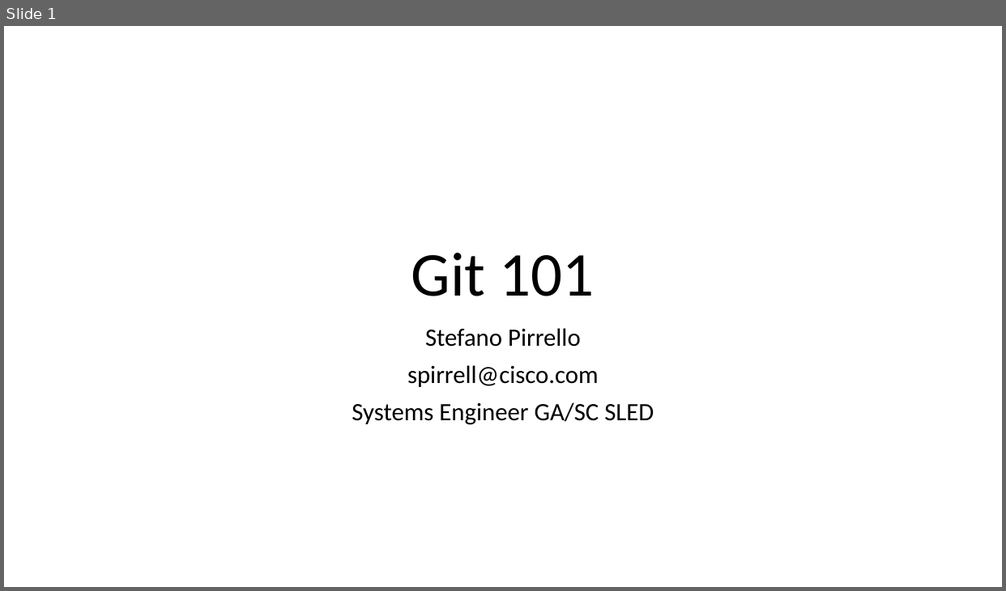
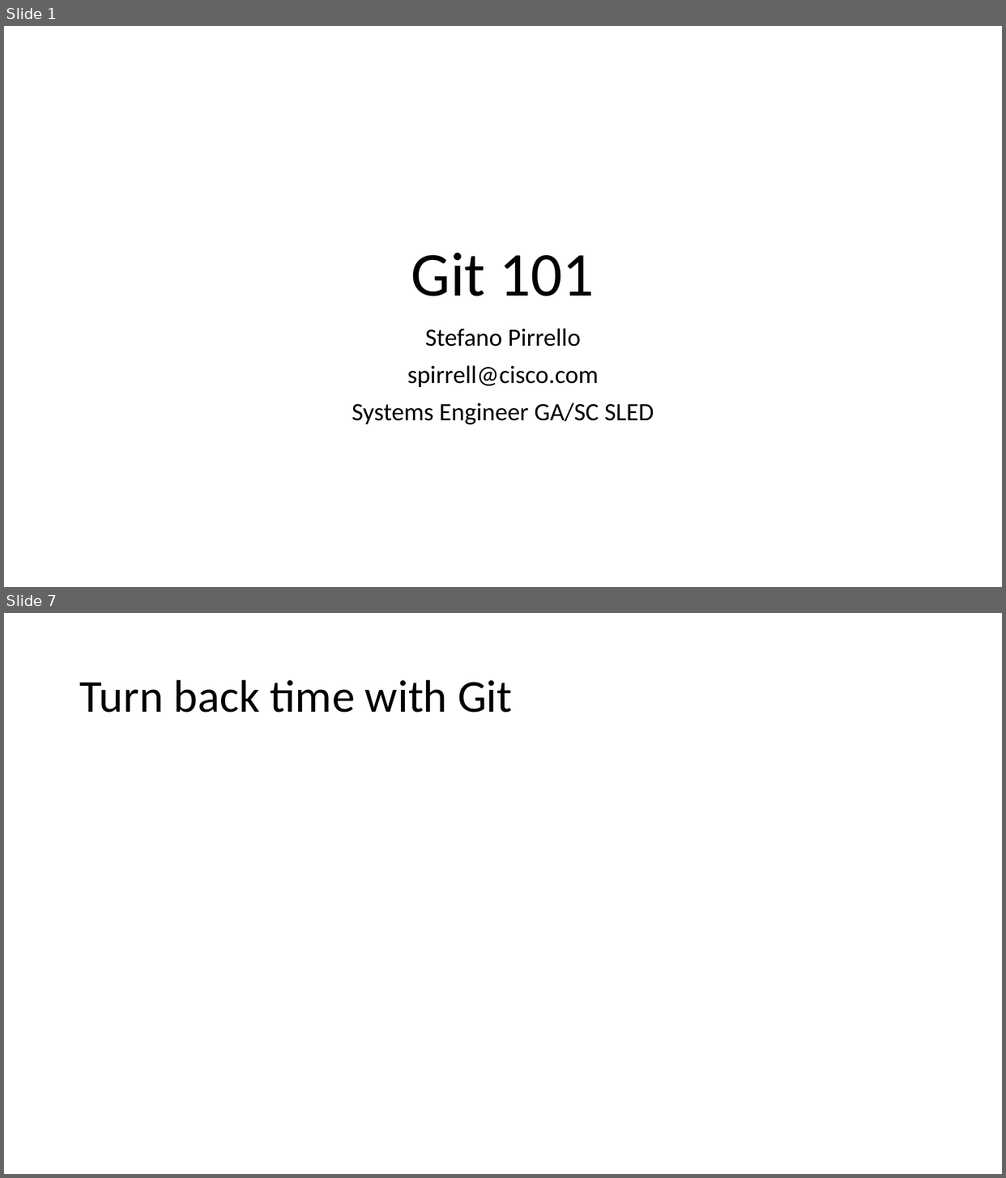
Before and after one commit to spirrello/devshow, a slide deck: Git101.pptx. Shown one above the other, each under a label of ours: slide 1 before the commit, slides 1 and 7 after it; the slides between them are not shown. The pictures are 1006x591 and 1006x1178 pixels, drawn with LibreOffice and Linux fonts; fonts in the diff are those of the drawing. Boxes give left, top, right and bottom in pixels: in the first picture for what was removed or moved away, otherwise in the second. Text is boxed around its words. In the diff, an @@ line names an element or a change of style, - is before the commit and + after.

```diff
--- a/Git101.pptx
+++ b/Git101.pptx
@@ slide 7 added at (4, 613, 1002, 1174), background #FFFFFF @@
@@ title added at (80, 679, 512, 713), 44 pt, text #000000 @@
+Turn back time with Git
```
Also in this commit, not shown: 2 slides changed, 3 other slides added, 5 slides removed, 1 other file.
